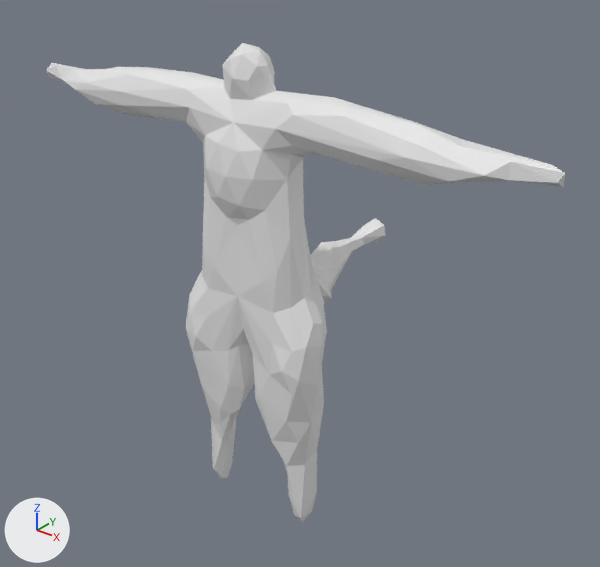
Before and after pictures for a commit that changed the glTF model maybraid/assets/characters/tails/lerodon_tail.glb.
One viewpoint serves both versions: a 50 mm camera at (1.92, -2.12, 1.45) aimed at (-0.03, 0.31, -0.06). The lights are fixed; the arrows at lower left show +X, +Y and +Z. The first picture is the older version.

In view in the first picture: 'BézierCurve', 'BézierCurve.001'.
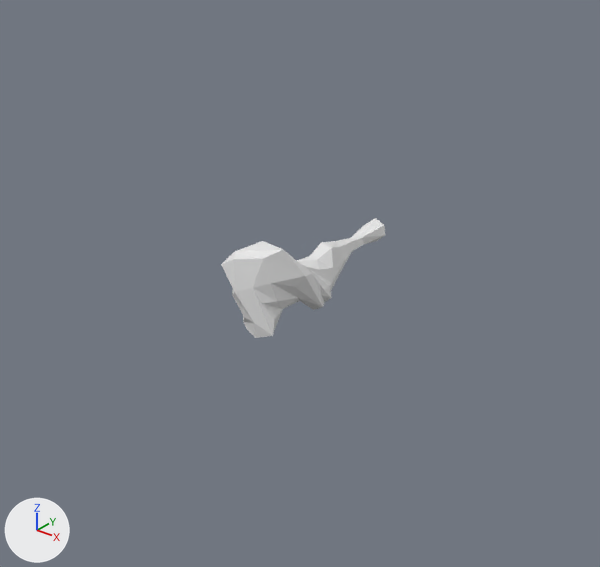
Pixel boxes [x1, y1, x2, y2] of what changed, in the pictures (600 x 567 px):
'BézierCurve', deleted
    before: [46, 43, 565, 523]
'BézierCurve.001', unchanged, uncovered by the edit
    before: [310, 218, 385, 303]
    after: [221, 218, 385, 338]

Patch to the scene script:
```diff
--- a/maybraid/assets/characters/tails/lerodon_tail.glb.py
+++ b/maybraid/assets/characters/tails/lerodon_tail.glb.py
@@ ob_béziercurve @@
-ob_béziercurve = bpy.data.objects.new('BézierCurve', me_béziercurve_002)
-ob_béziercurve.location = (0.0, 0.0, 0.0)
```
